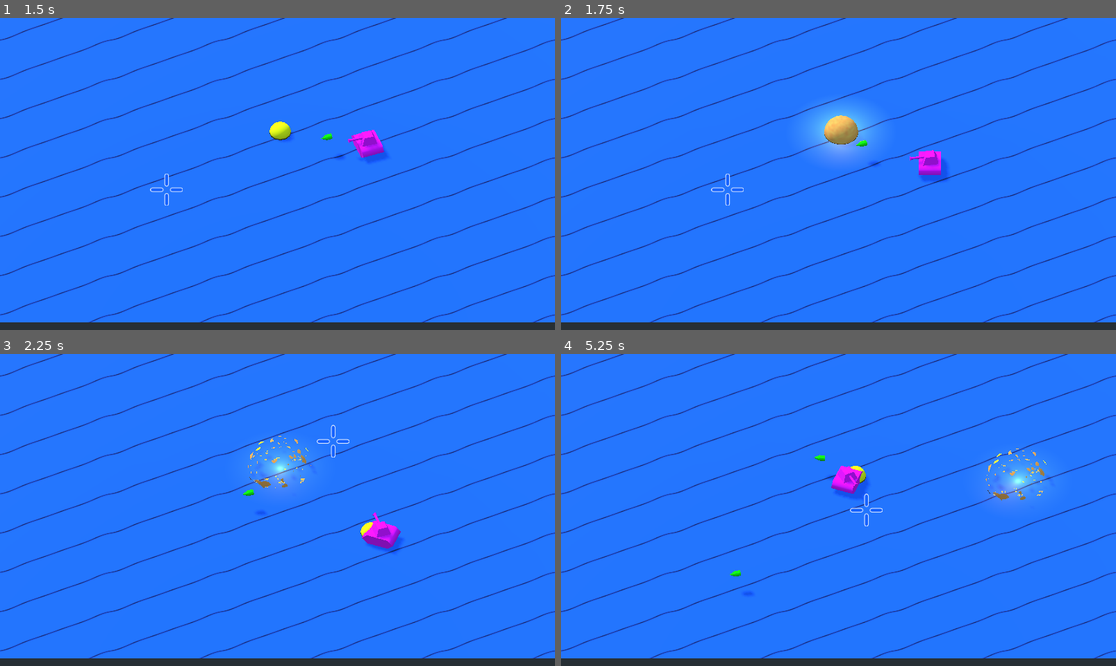
Above: before the commit, frames 1-4 (two rows, left to right).
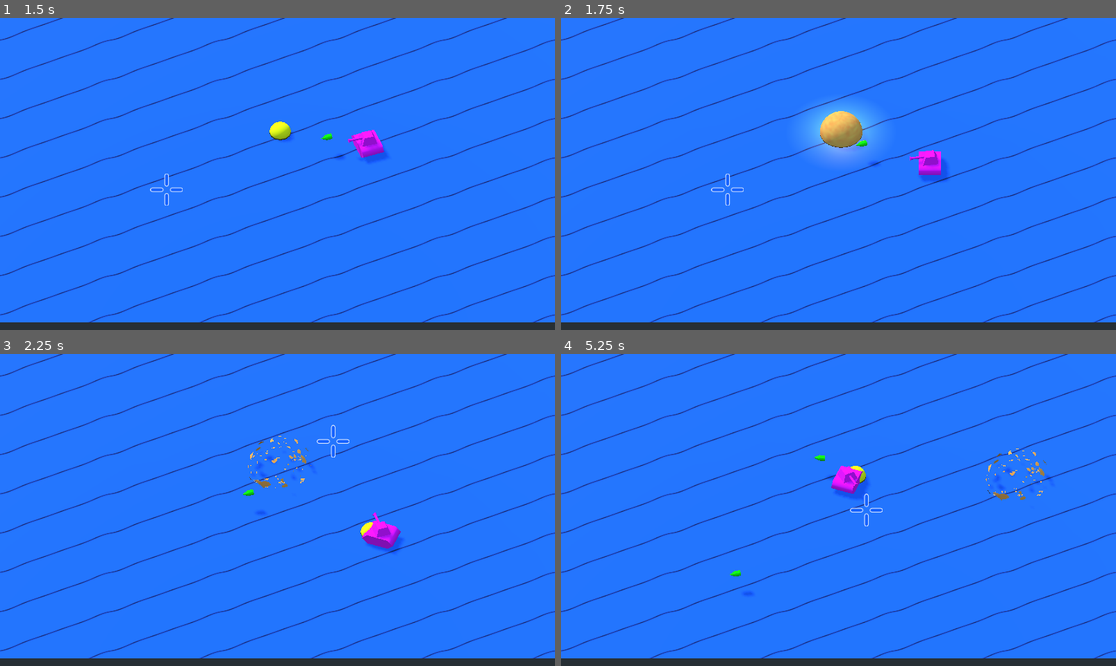
Above: after the commit, the same moments.

Repository: Hasnep/combatanks
Game: Godot game, scene res://World.tscn
Two runs of this game, one before a commit and one after it. Both use one fixed random seed, a clock stepped at 60 frames per second and the inputs below.
Inputs (mouse positions are in pixels of both pictures, inside the frame that each line leads up to):
- Up to frame 1 (1.5 s): tap Enter at 0.5 s; move the mouse to (399, 158) at 0.52 s; hold Right (move_right) 0.53-1.28 s; right-click (399, 158) at 0.6 s; move the mouse to (166, 189) at 1.27 s; hold Down (move_down) from 1.28 s (still down); click (166, 189) at 1.35 s
- Up to frame 2 (1.75 s): keep holding Down (move_down)
- Up to frame 3 (2.25 s): move the mouse to (333, 441) at 2.02 s; release Down (move_down) at 2.03 s; hold Right (move_right) from 2.03 s (still down); right-click (333, 441) at 2.1 s
- Up to frame 4 (5.25 s): move the mouse to (810, 572) at 2.77 s; release Right (move_right) at 2.78 s; hold Up (move_up) 2.78-3.53 s; click (810, 572) at 2.85 s; move the mouse to (1005, 556) at 3.52 s; hold Left (move_left) 3.53-5.03 s; right-click (1005, 556) at 3.6 s; move the mouse to (672, 463) at 4.27 s; click (672, 463) at 4.35 s; move the mouse to (866, 510) at 5.02 s; hold Down (move_down) from 5.03 s (still down); right-click (866, 510) at 5.1 s

Frame 1 is identical in both runs. In frame 2, 0.3% of the frame differs, in the area x 46-55%, y 29-42%; in frame 3, 0.9%; in frame 4, 0.9%, in the area x 77-88%, y 31-49%.

Commit message:
Adjust explosion tweens

Diff:
--- a/Mine/MineExplosion.gd
+++ b/Mine/MineExplosion.gd
@@ -1,8 +1,8 @@
 extends Spatial
 
 onready var MineExplosionTween: Tween = $"MineExplosionTween"
-onready var MineExplosionParticles = $"MineExplosionParticles"
-onready var MineExplosionLight = $"MineExplosionLight"
+onready var MineExplosionParticles:Particles = $"MineExplosionParticles"
+onready var MineExplosionLight:Light = $"MineExplosionLight"
 onready var MineExplosionModel: MeshInstance = $"MineExplosionModel"
 
 const EXPLOSION_DURATION: float = 1.0
@@ -15,8 +15,8 @@
 		"scale",
 		Vector3(1, 1, 1),
 		Vector3(3, 3, 3),
-		EXPLOSION_DURATION / 2,
-		Tween.TRANS_LINEAR,
+		0.5*EXPLOSION_DURATION ,
+		Tween.TRANS_QUAD,
 		Tween.EASE_OUT
 	)
 	# Rotate explosion
@@ -39,14 +39,14 @@
 		Tween.TRANS_LINEAR,
 		Tween.EASE_OUT
 	)
-	# Increase light intensity
+	# Decrease light intensity over time
 	MineExplosionTween.interpolate_property(
 		MineExplosionLight,
 		"light_energy",
-		50,
+		100,
 		0,
-		EXPLOSION_DURATION,
-		Tween.TRANS_LINEAR,
+		0.5*EXPLOSION_DURATION,
+		Tween.TRANS_QUAD,
 		Tween.EASE_OUT
 	)
 	MineExplosionTween.start()
